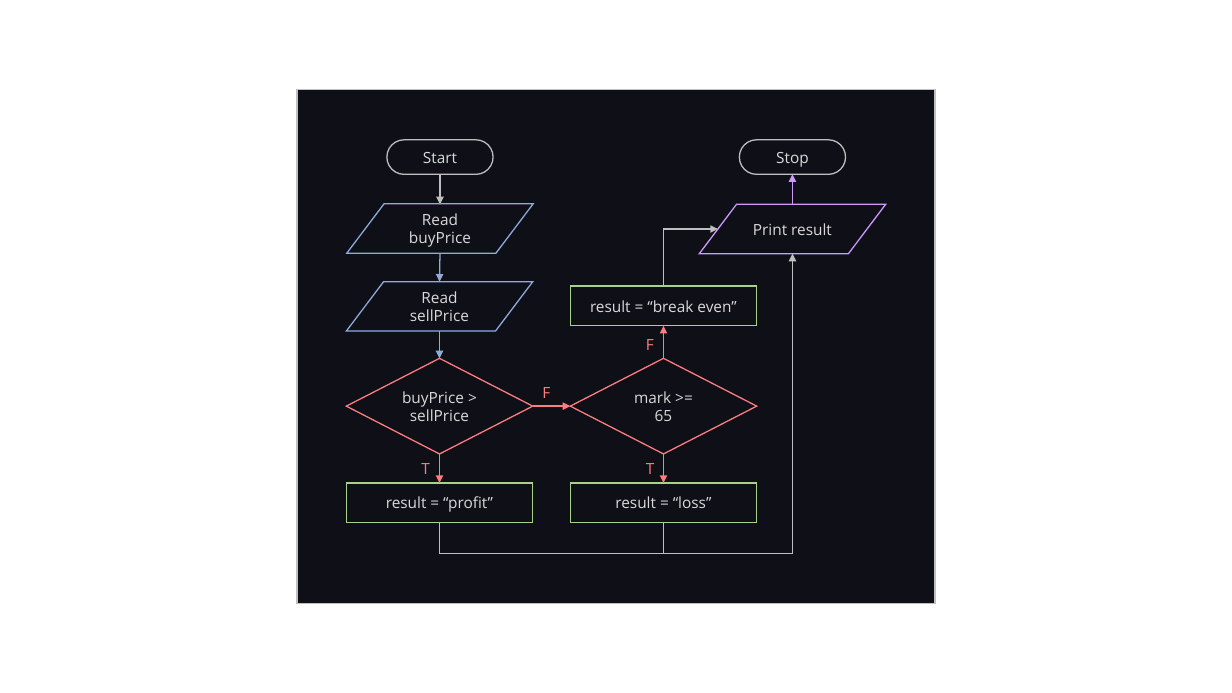
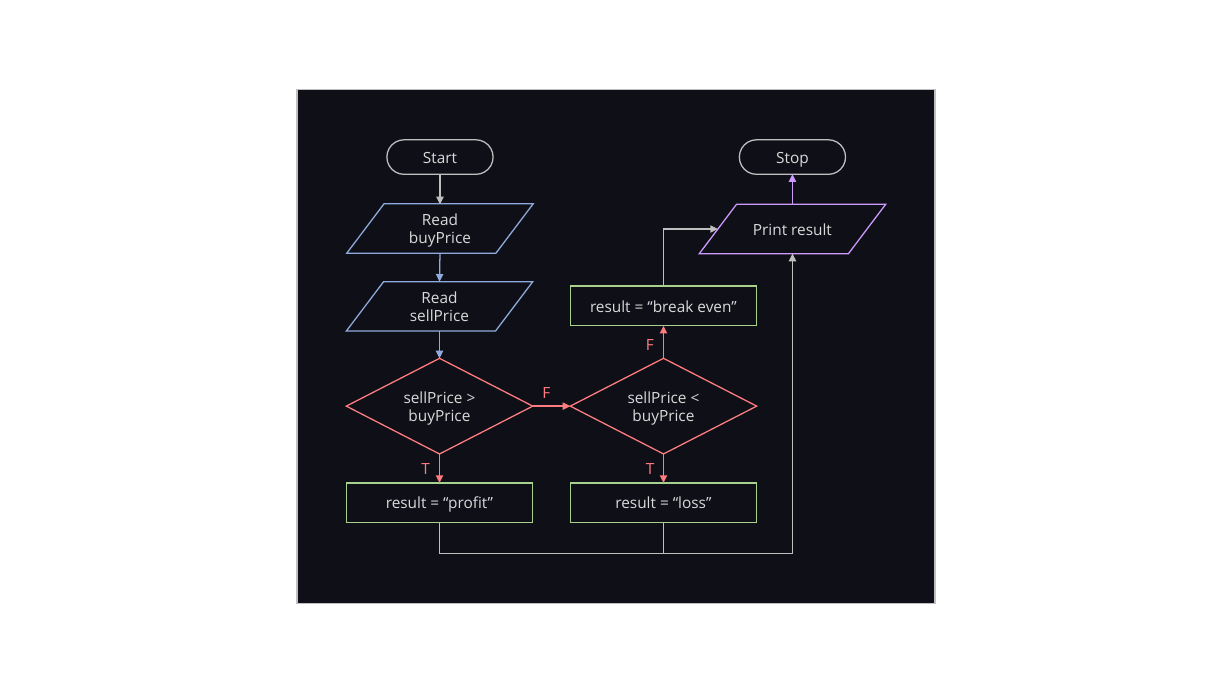
Before and after one commit to LimJY03/JavaMatriculation, a slide deck: slide 13 of Past Year Theory Questions/Resources/resources.pptx. Drawn at 1232x693 pixels with LibreOffice and Linux fonts; fonts in the diff are those of the drawing. Boxes give left, top, right and bottom in pixels: in the first picture for what was removed or moved away, otherwise in the second. Text is boxed around its words. In the diff, an @@ line names an element or a change of style, - is before the commit and + after.

```diff
--- a/Past Year Theory Questions/Resources/resources.pptx
+++ b/Past Year Theory Questions/Resources/resources.pptx
@@ text in diamond at (x1=404, y1=391, x2=470, y2=425): text changed @@
-buyPrice > sellPrice
+sellPrice > buyPrice
@@ text in diamond at (x1=628, y1=391, x2=694, y2=425): text changed @@
-mark >= 65
+sellPrice < buyPrice
```
Also in this commit, not shown: 2 other files.
